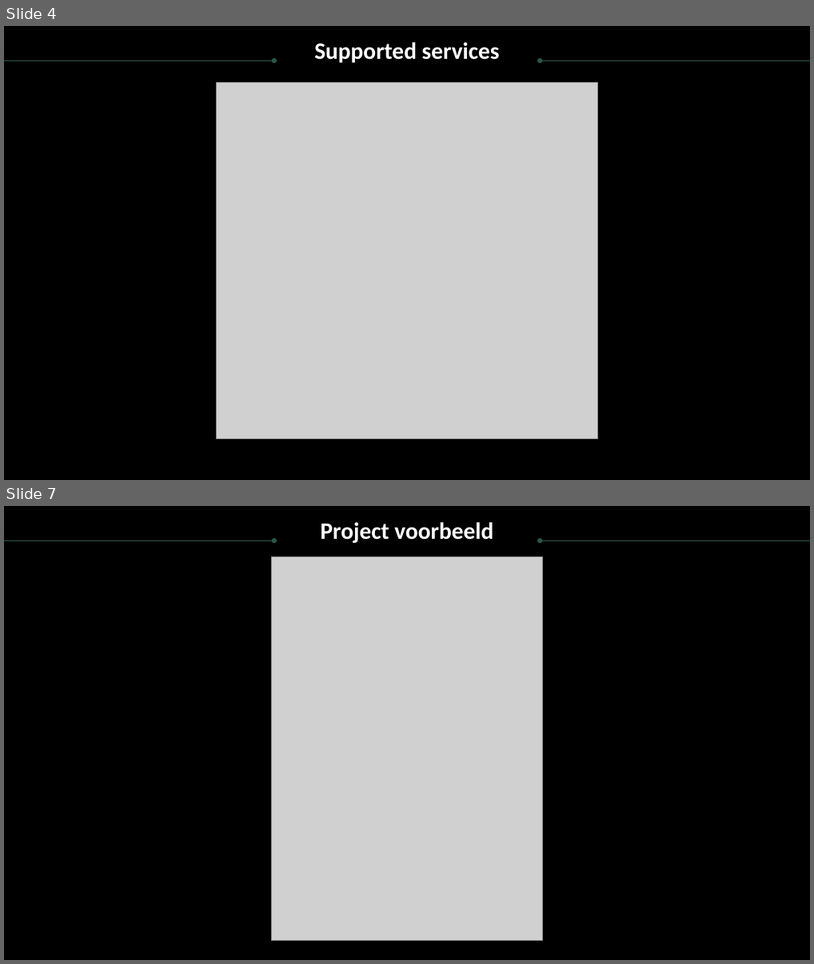
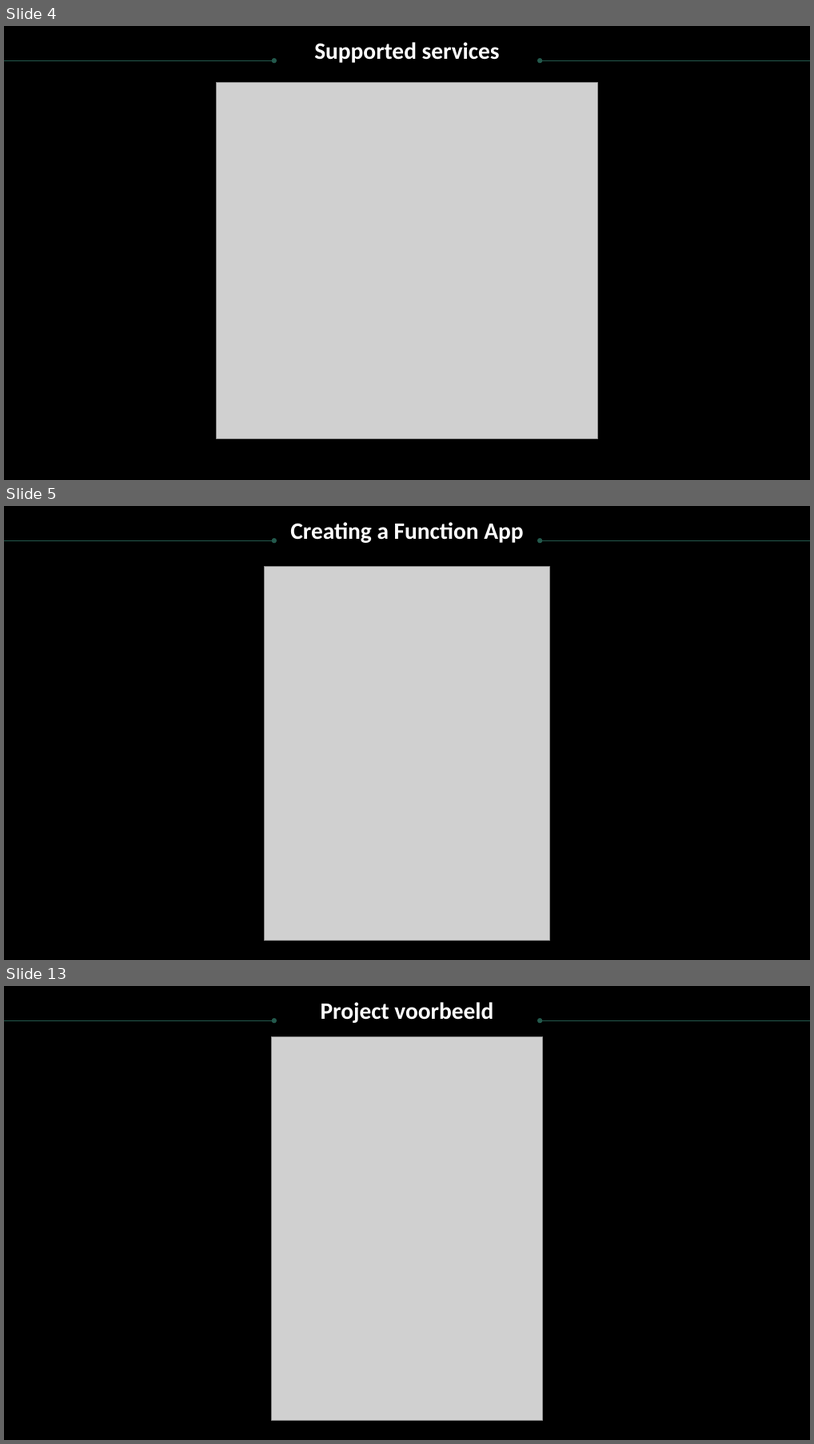
Before and after one commit to RamboBD/CloudMinorDocumenten, a slide deck: Function apps Research story.pptx. Shown one above the other, each under a label of ours: slides 4 and 7 before the commit, slides 4, 5 and 13 after it; the slides between them are not shown. The pictures are 814x964 and 814x1444 pixels, drawn with LibreOffice and Linux fonts; fonts in the diff are those of the drawing; grey boxes stand for pictures; background and template pictures are left out. Boxes give left, top, right and bottom in pixels: in the first picture for what was removed or moved away, otherwise in the second. Text is boxed around its words. In the diff, an @@ line names an element or a change of style, - is before the commit and + after.

```diff
--- a/Function apps Research story.pptx
+++ b/Function apps Research story.pptx
@@ slide 5 added at (4,506,810,960), background picture (left out) @@
@@ text added at (290,522,523,543), 28 pt, text #FFFFFF, bold @@
+Creating a Function App
@@ arrow added from (4, 540) to (274, 540), #23594C 0.75 pt @@
@@ arrow added from (810, 540) to (540, 540), #23594C 0.75 pt @@
@@ picture added at (265,567,550,940) @@
@@ what was slide 7 is now slide 13 @@
```
Also in this commit, not shown: 3 slides changed, 11 other slides added.
